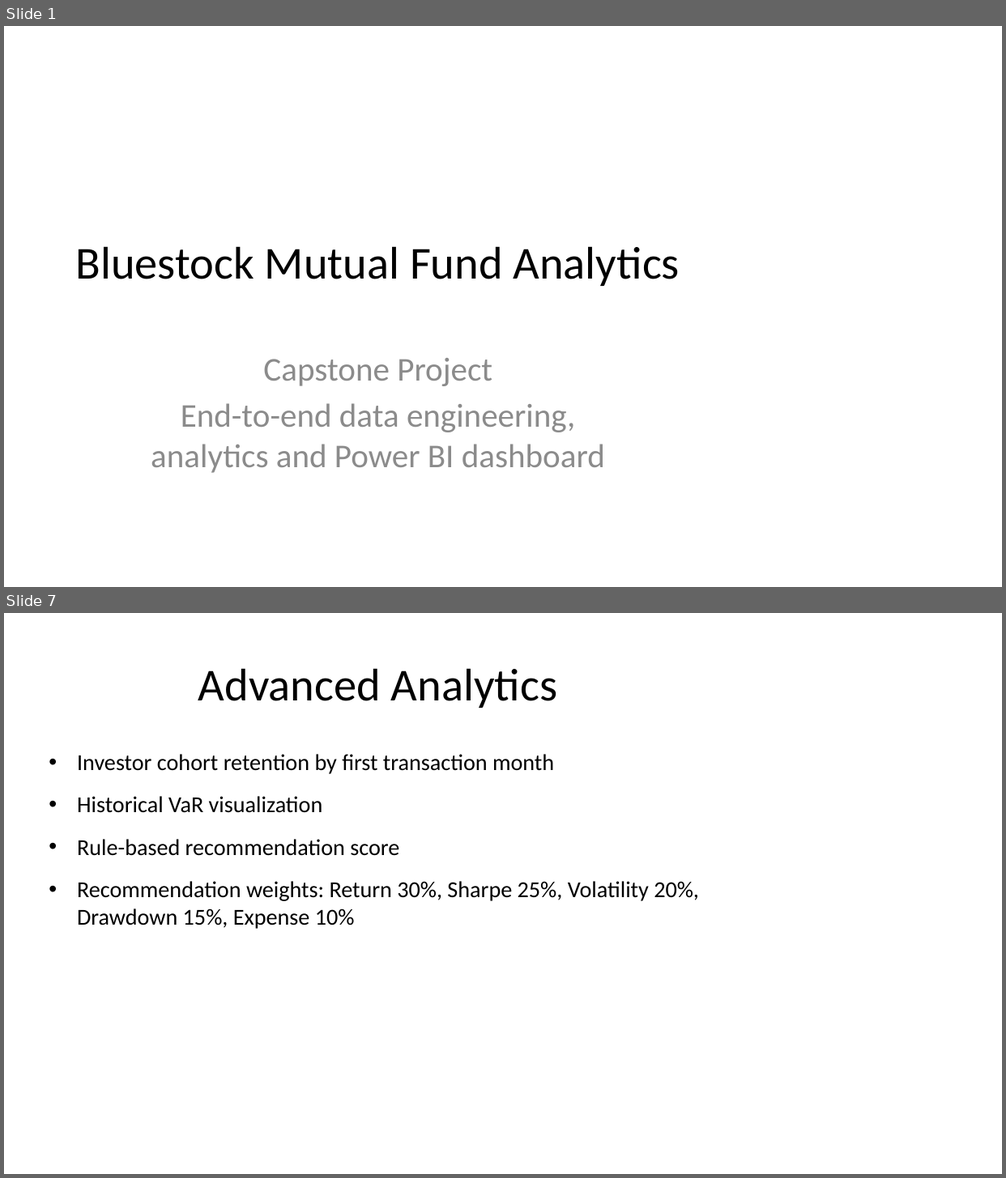
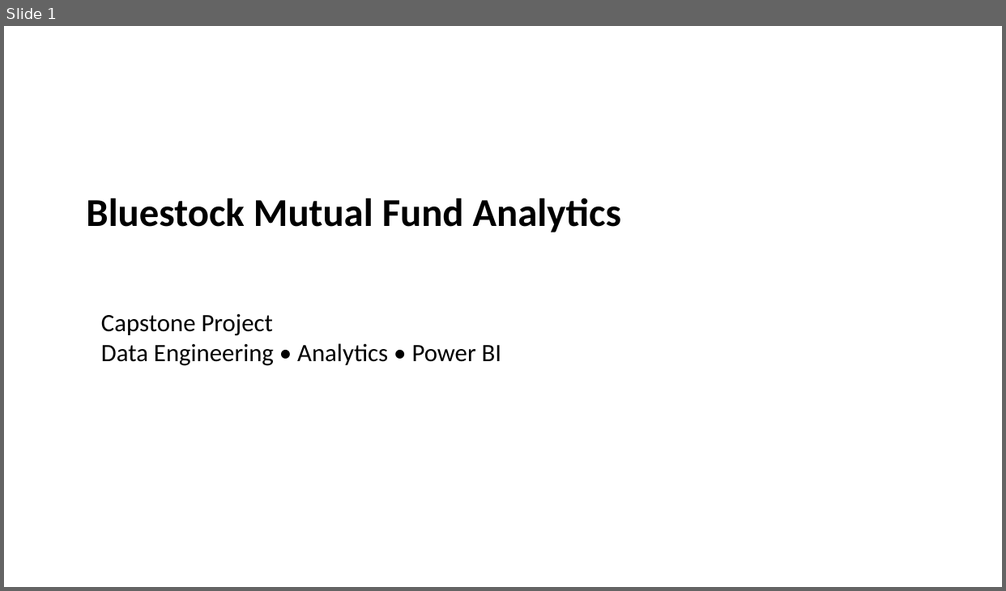
Before and after one commit to farhandev-20/mutual-fund-analytics, a slide deck: reports/Presentation.pptx. Shown one above the other, each under a label of ours: slides 1 and 7 before the commit, slide 1 after it; the slides between them are not shown. The pictures are 1006x1178 and 1006x591 pixels, drawn with LibreOffice and Linux fonts; fonts in the diff are those of the drawing. Boxes give left, top, right and bottom in pixels: in the first picture for what was removed or moved away, otherwise in the second. Text is boxed around its words. In the diff, an @@ line names an element or a change of style, - is before the commit and + after.

Commit message:
Final: Complete Bluestock MF Capstone

```diff
--- a/reports/Presentation.pptx
+++ b/reports/Presentation.pptx
@@ slide 7 removed at [4, 613, 1002, 1174], background #FFFFFF @@
@@ title removed at [198, 668, 557, 708] @@
-Advanced Analytics
@@ text removed at [77, 754, 699, 929] @@
-• Investor cohort retention by first transaction month
-• Historical VaR visualization
-• Rule-based recommendation score
-• Recommendation weights: Return 30%, Sharpe 25%, Volatility 20%, Drawdown 15%, Expense 10%
@@ slide 1 changed as well @@
@@ text "Bluestock Mutual Fund Analytics": place and size @@
-text "Bluestock Mutual Fund Analytics" at [76, 246, 680, 286]
+text "Bluestock Mutual Fund Analytics" at [86, 198, 621, 233]
@@ text "Bluestock Mutual Fund Analytics" at [86, 198, 621, 233]: size 44 to 38 pt, bold on; alignment centre to left; vertical alignment middle to top @@
@@ text at [101, 314, 501, 366]: text changed; size 32 to 24 pt; text colour #8C8C8C to #000000 @@
-Capstone Project
-End-to-end data engineering, analytics and Power BI dashboard
+Capstone Project
+Data Engineering • Analytics • Power BI
```
Also in this commit, not shown: 11 slides added, 8 other slides removed, 17 other files.
